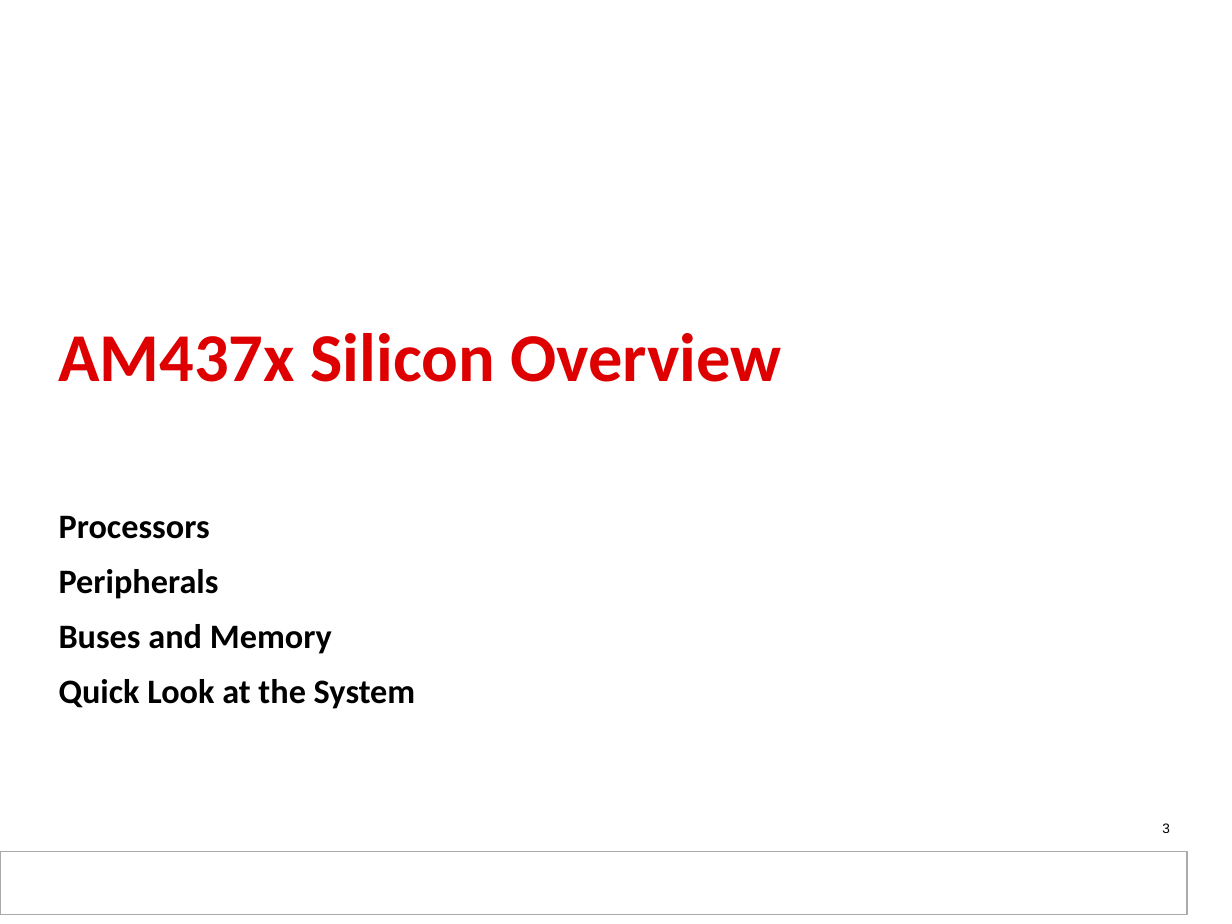
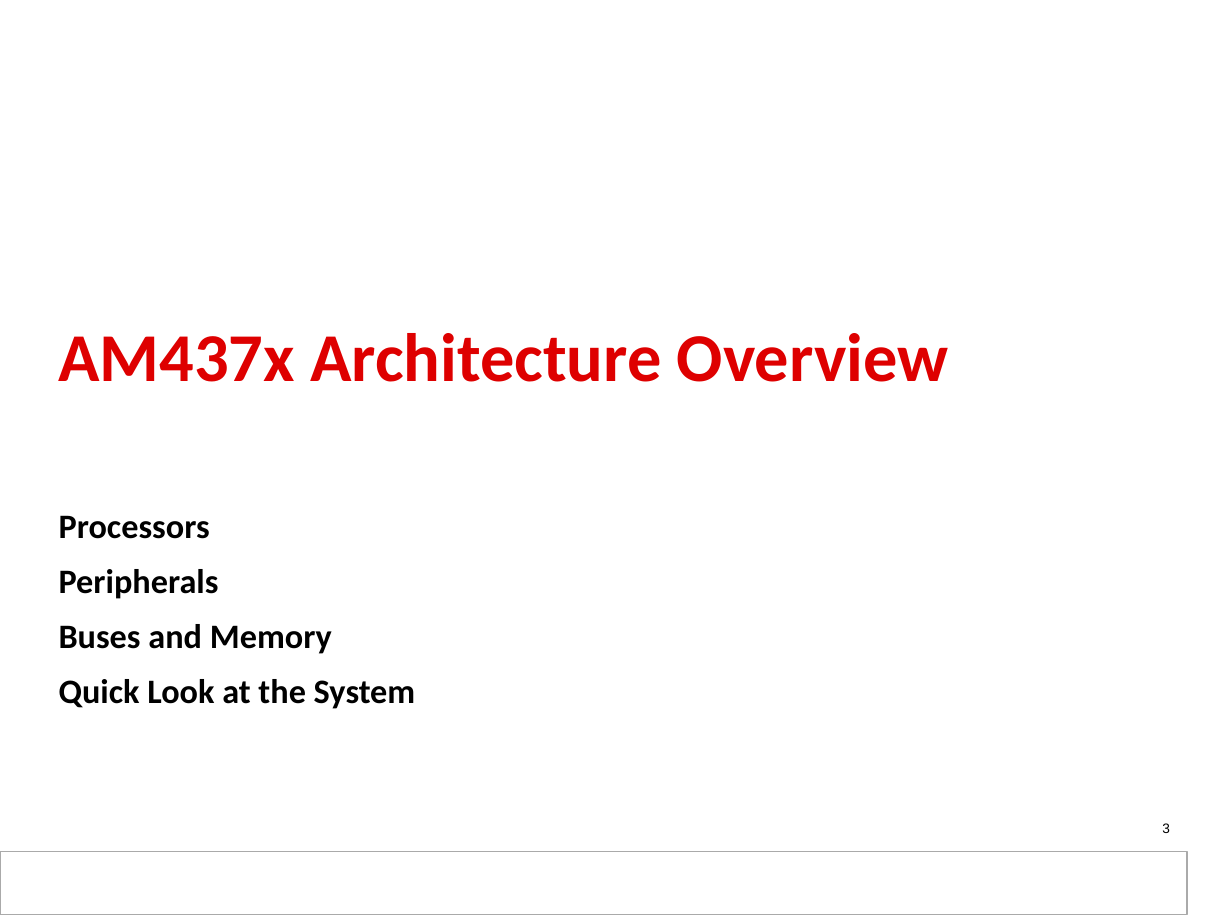
Before and after one commit to hari1989/keystone-workshop, a slide deck: slide 3 of preliminary/Working/presentations/Sitara/Ran_sitara_boot_camp_am437x_technical_overview_final.pptx. Drawn at 1232x924 pixels with LibreOffice and Linux fonts; fonts in the diff are those of the drawing; background and template pictures are left out. Boxes give left, top, right and bottom in pixels: in the first picture for what was removed or moved away, otherwise in the second. Text is boxed around its words. In the diff, an @@ line names an element or a change of style, - is before the commit and + after.

```diff
--- a/preliminary/Working/presentations/Sitara/Ran_sitara_boot_camp_am437x_technical_overview_final.pptx
+++ b/preliminary/Working/presentations/Sitara/Ran_sitara_boot_camp_am437x_technical_overview_final.pptx
@@ title at (59,333,948,382): text changed @@
-AM437x Silicon Overview
+AM437x Architecture Overview
```
Also in this commit, not shown: 4 other slides changed.
